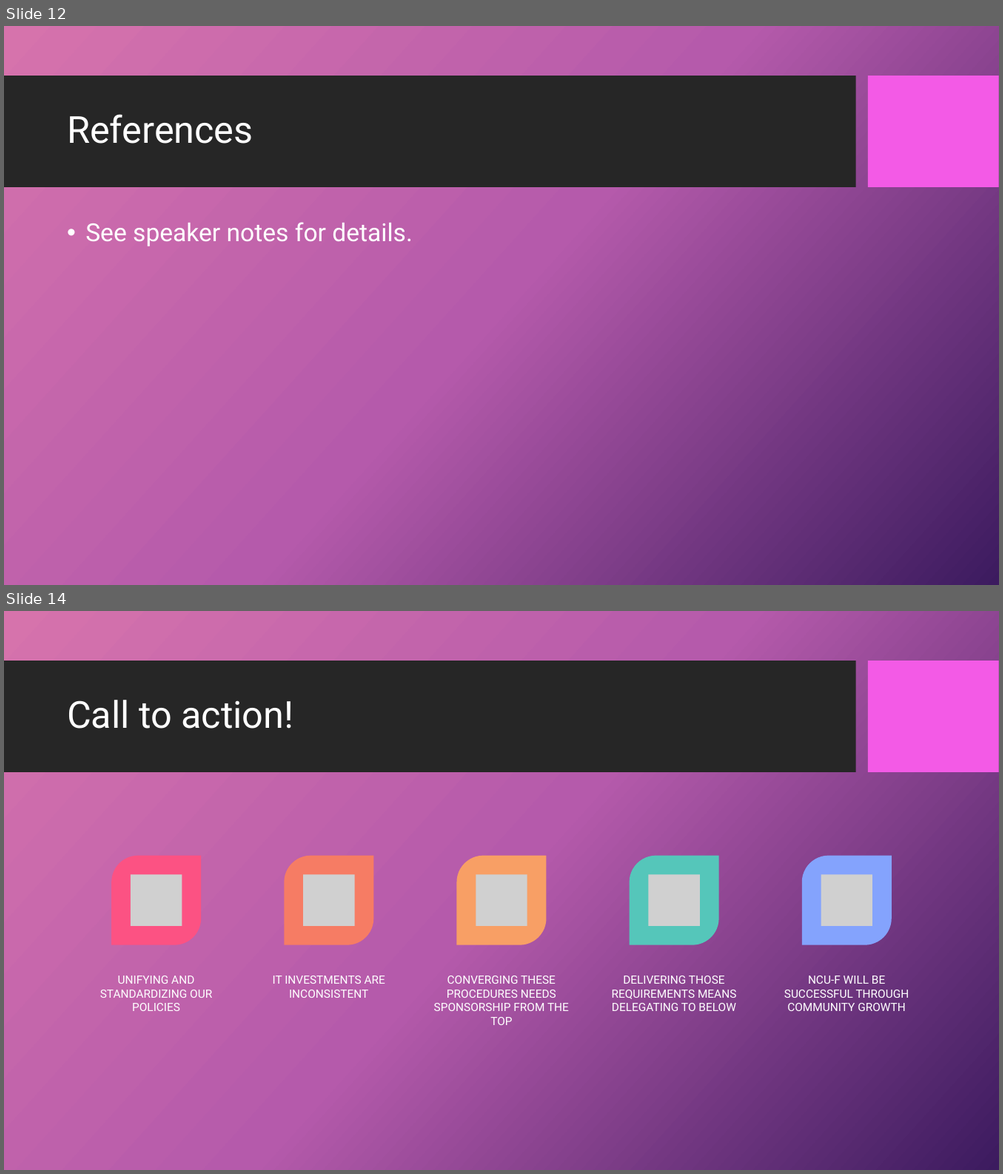
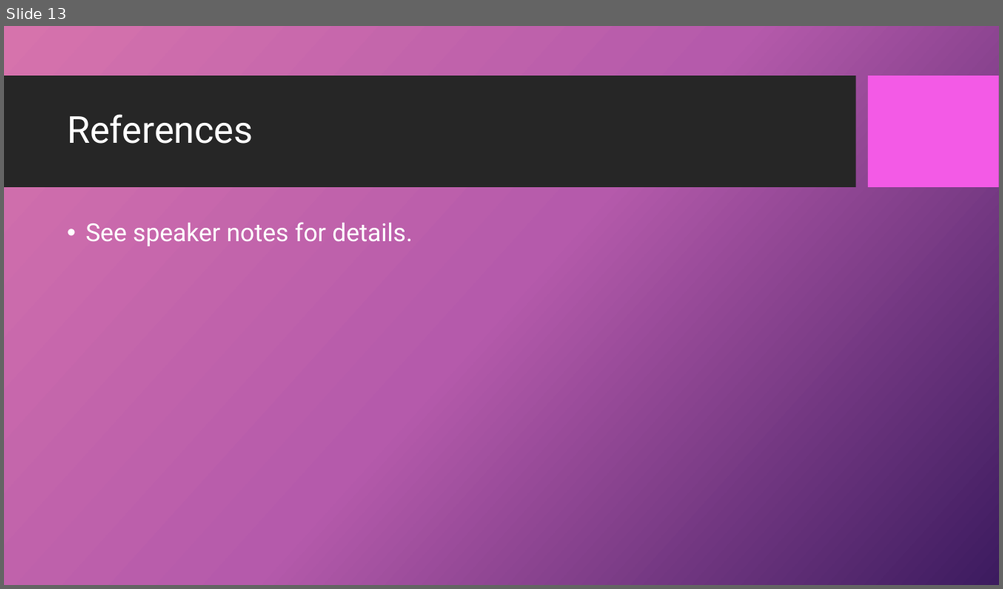
Before and after one commit to dr-natetorious/TIM-8190-Computer_Policy_Strategy, a slide deck: Section3_Implementation/Week8_Present/BachmeierNTIM8190-8.pptx. Shown one above the other, each under a label of ours: slides 12 and 14 before the commit, slide 13 after it; the slides between them are not shown. The pictures are 1003x1174 and 1003x589 pixels, drawn with LibreOffice and Linux fonts; fonts in the diff are those of the drawing; grey boxes stand for pictures; background and template pictures are left out. Boxes give left, top, right and bottom in pixels: in the first picture for what was removed or moved away, otherwise in the second. Text is boxed around its words. In the diff, an @@ line names an element or a change of style, - is before the commit and + after.

```diff
--- a/Section3_Implementation/Week8_Present/BachmeierNTIM8190-8.pptx
+++ b/Section3_Implementation/Week8_Present/BachmeierNTIM8190-8.pptx
@@ slide 14 removed at (x1=4, y1=611, x2=999, y2=1170), background picture (left out); not listed: 2 template elements that a slide beside it also shows @@
@@ title removed at (x1=67, y1=700, x2=293, y2=729) @@
-Call to action!
@@ group removed at (x1=100, y1=856, x2=909, y2=1025): 5 round diag rects, 5 pictures, 5 texts @@
-UNIFYING AND STANDARDIZING OUR POLICIES
-IT INVESTMENTS ARE INCONSISTENT
-CONVERGING THESE PROCEDURES NEEDS SPONSORSHIP FROM THE TOP
-DELIVERING THOSE REQUIREMENTS MEANS DELEGATING TO BELOW
-NCU-F WILL BE SUCCESSFUL THROUGH COMMUNITY GROWTH
@@ what was slide 12 is now slide 13 @@
```
Also in this commit, not shown: 2 slides changed, 1 slide added, 2 other slides removed, 2 other files.
